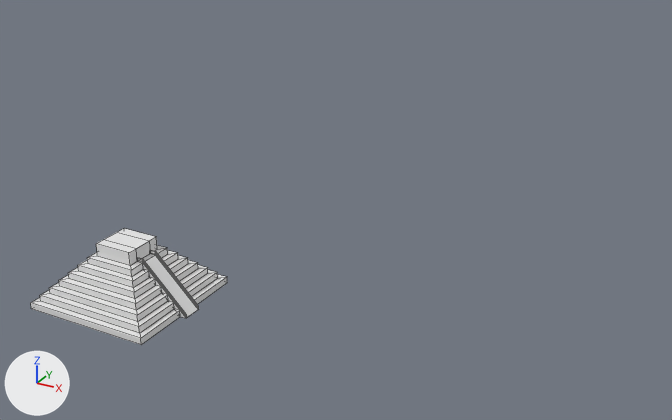
Two versions of the Blender file Mayan Pyramid.blend, one commit apart.
Before and after are seen from a 50 mm camera at (84.3, -91.1, 66.5) aimed at (22.7, 20.8, 10.5). Every picture has the same lights, and +X, +Y and +Z are marked at lower left. Mesh edges are drawn as thin lines.

The first picture shows 'Pyramid'.
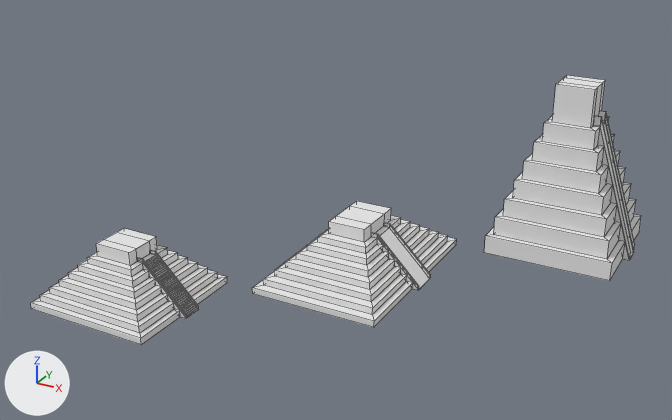
Where the change shows, as pixel boxes [x1, y1, x2, y2] in the pictures (672 x 420 px):
'Big Pyramid', added
    after: [484, 75, 641, 281]
'Small Pyramid', added
    after: [252, 201, 457, 327]
part 1 of me_cube, built on
    both: [145, 251, 199, 318]

What the commit changed:
me_cube is used by ob_pyramid; location (0.0, 0.0, 0.0); scale (10.0, 10.0, 1.0).
me_cube had 148 vertices, 136 faces and spanned x -1.0..1.1, y -1.0..1.0, z 0.0..9.0.
me_cube now has 358 vertices, 206 faces and spans x -1.0..1.1, y -1.0..1.0, z 0.0..9.0.
Part 1, on me_cube:
9 faces are deleted.
107 vertices are added at x 0.4..1.1, y -0.13..0.13, z 0.0..7.0.
103 new vertices lie (0.0, 0.26, 0.0) away from vertices in x 0.42..1.1, y -0.13, z 0.2..7.0.
79 new faces join them.
Mesh me_cube_1 is new.
It has 148 vertices, 136 faces and spans x -1.09..1.01, y -1.0..1.0, z -4.12..4.88.
It uses material mat_material (white #e7e7e7).
Mesh me_cube_002 is new.
It has 148 vertices, 136 faces and spans x -1.09..1.01, y -1.0..1.0, z -4.12..4.88.
It uses material mat_material (white #e7e7e7).
Object 'Big Pyramid' (ob_big_pyramid) is new; it shows me_cube_1.
Its location is (51.3, 48.0, 12.6).
Its scale is (10.0, 10.0, 3.0).
Object 'Small Pyramid' (ob_small_pyramid) is new; it shows me_cube_002.
Its location is (26.1, 24.0, 4.1).
Its scale is (10.0, 15.0, 1.0).
